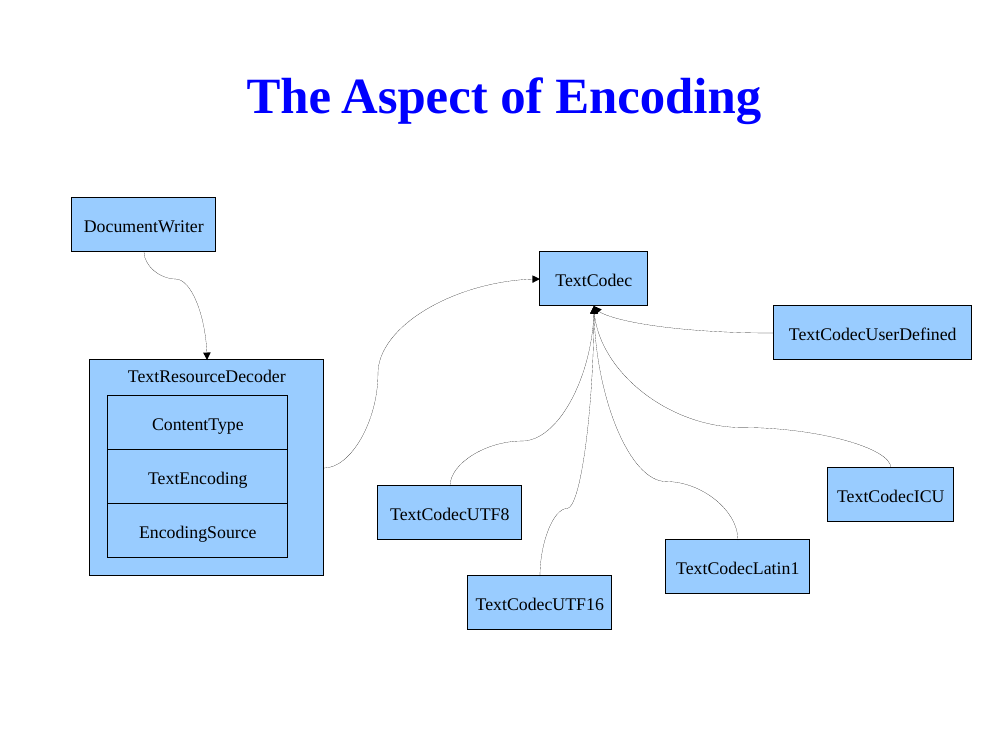
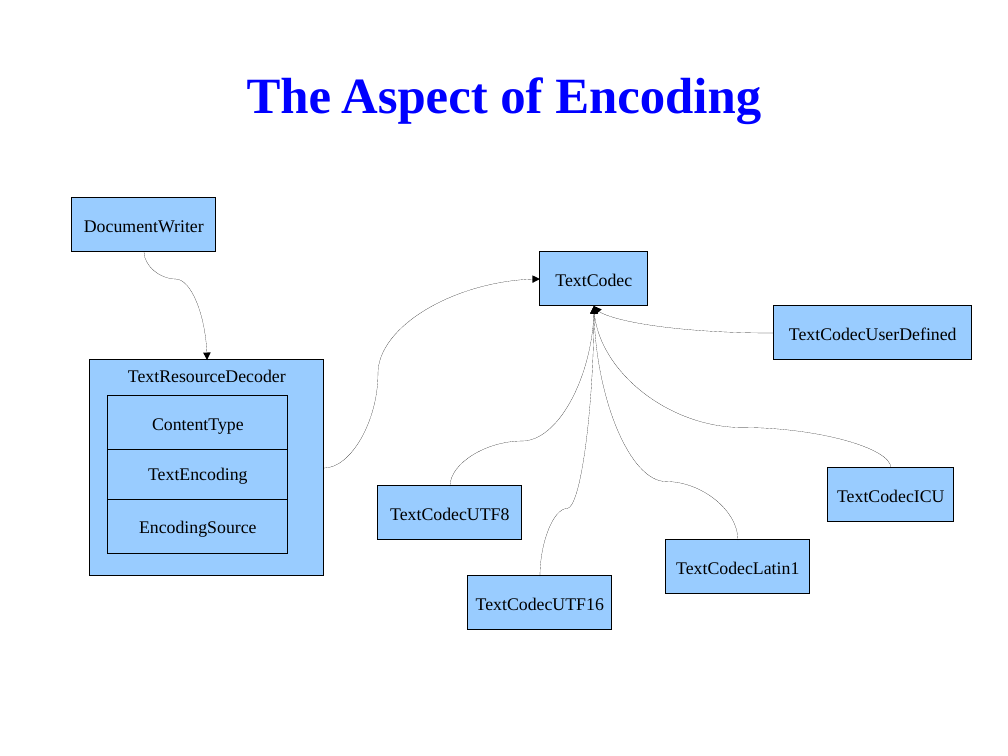
Before and after one commit to tsaicw/browser_research, a slide deck: slide 66 of WebKit/WebKit.odp (slide 65 before the commit). Drawn at 1008x756 pixels with LibreOffice and Linux fonts; fonts in the diff are those of the drawing; background and template pictures are left out. Boxes give left, top, right and bottom in pixels: in the first picture for what was removed or moved away, otherwise in the second. Text is boxed around its words. In the diff, an @@ line names an element or a change of style, - is before the commit and + after.

```diff
--- a/WebKit/WebKit.odp
+++ b/WebKit/WebKit.odp
@@ rectangle "TextEncoding": place and size @@
-rectangle "TextEncoding" at (108, 450, 288, 504)
+rectangle "TextEncoding" at (108, 446, 288, 500)
@@ rectangle "EncodingSource": place and size @@
-rectangle "EncodingSource" at (108, 504, 288, 558)
+rectangle "EncodingSource" at (108, 499, 288, 553)
```
Also in this commit, not shown: 3 other slides changed, 3 slides added, 2 slides removed.
